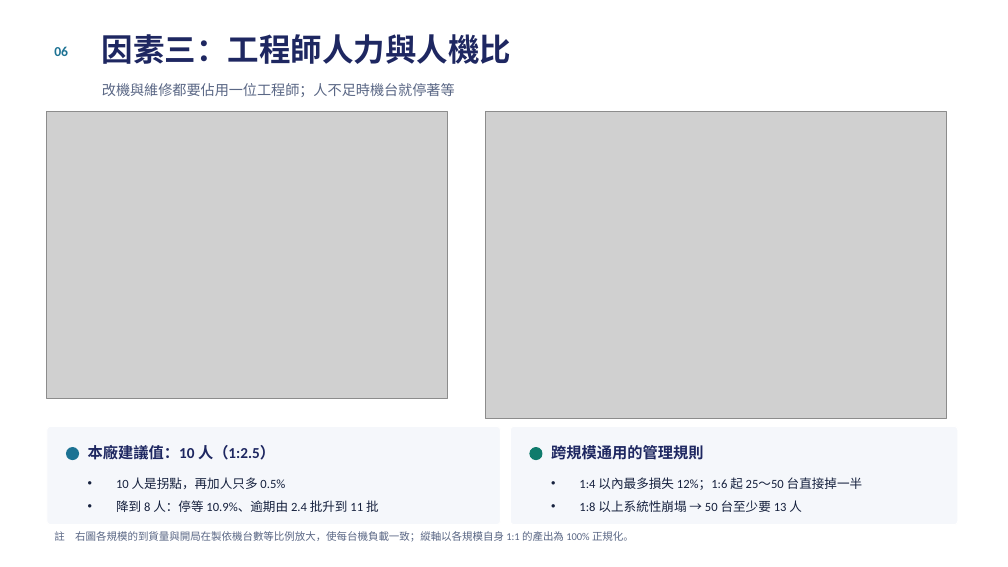
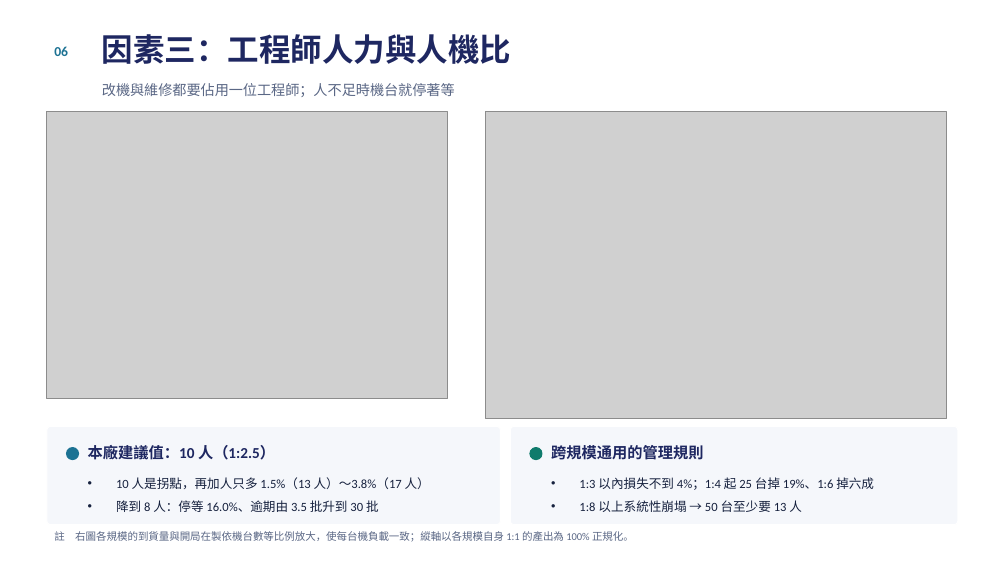
Before and after one commit to cnshow2025/my-factory, a slide deck: slide 7 of docs/測試排程分析報告.pptx. Drawn at 1008x567 pixels with LibreOffice and Linux fonts; fonts in the diff are those of the drawing; grey boxes stand for pictures. Boxes give left, top, right and bottom in pixels: in the first picture for what was removed or moved away, otherwise in the second. Text is boxed around its words. In the diff, an @@ line names an element or a change of style, - is before the commit and + after.

```diff
--- a/docs/測試排程分析報告.pptx
+++ b/docs/測試排程分析報告.pptx
@@ text at (116,477,430,512): text changed @@
-• 10 人是拐點，再加人只多 0.5%
-• 降到 8 人：停等 10.9%、逾期由 2.4 批升到 11 批
+• 10 人是拐點，再加人只多 1.5%（13 人）～3.8%（17 人）
+• 降到 8 人：停等 16.0%、逾期由 3.5 批升到 30 批
@@ text at (579,477,874,490): text changed @@
-• 1:4 以內最多損失 12%；1:6 起 25～50 台直接掉一半
+• 1:3 以內損失不到 4%；1:4 起 25 台掉 19%、1:6 掉六成
```
Also in this commit, not shown: 10 other slides changed, 17 other files.
